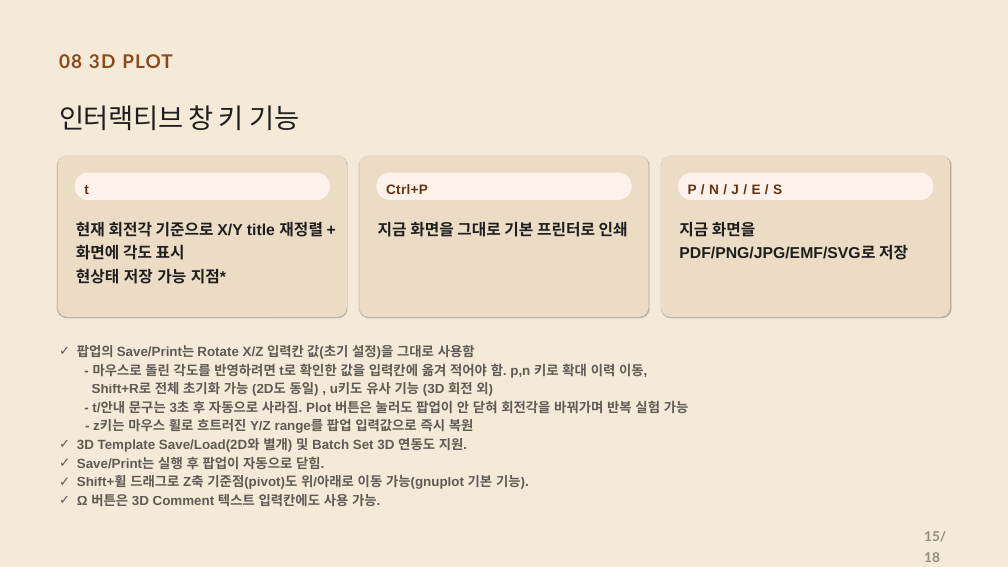
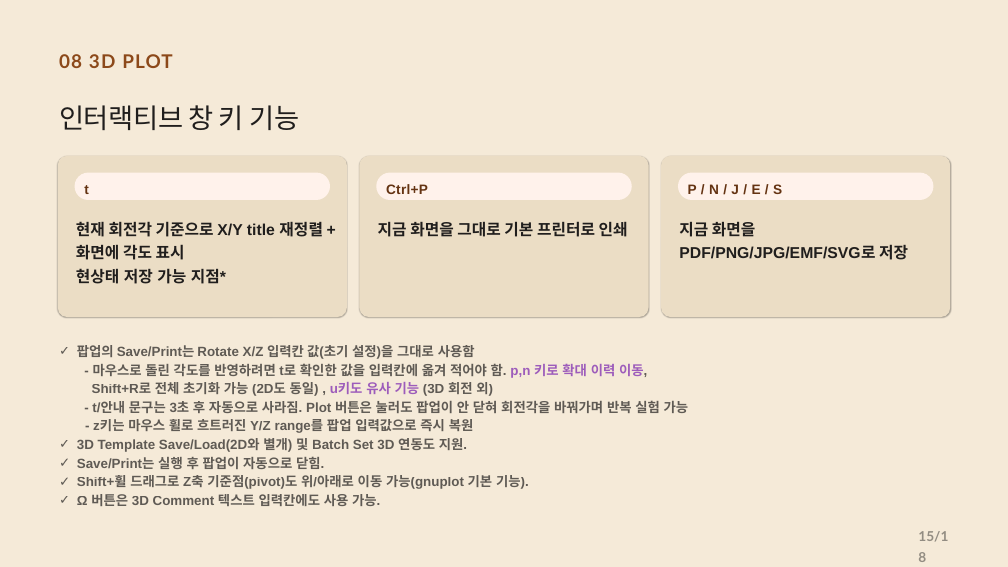
Before and after one commit to CWKIM113/CathPlot_Pub, a slide deck: slide 15 of CathPlot_Deck.pptx. Drawn at 1008x567 pixels with LibreOffice and Linux fonts; fonts in the diff are those of the drawing. Boxes give left, top, right and bottom in pixels: in the first picture for what was removed or moved away, otherwise in the second. Text is boxed around its words. In the diff, an @@ line names an element or a change of style, - is before the commit and + after.

```diff
--- a/CathPlot_Deck.pptx
+++ b/CathPlot_Deck.pptx
@@ text at (77,345,689,413): text colour #201E1D at 70% opacity to #9D5CBB in "p,n 키로 확대 이력 이동, u키도 유사 ..." @@
@@ text "15/18" rewrapped from (924,531,946,562) to (918,531,948,542) @@
```
Also in this commit, not shown: 10 other slides changed, 1 other file.
